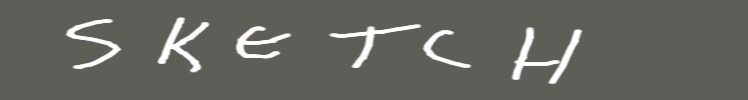
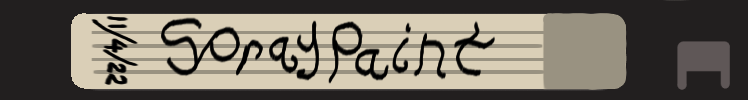
Revision of a layered 748 × 100 image; what changed, layer by layer:
added group "Layer Group" with 3 layers above "Tape1" over [0, 0, 748, 100]
added layer "label #2" in group "Layer Group" over [91, 16, 495, 85]
added layer "tape #2" in group "Layer Group" over [71, 13, 730, 90]
added layer "trunk #4" in group "Layer Group" over [0, 0, 748, 100]
